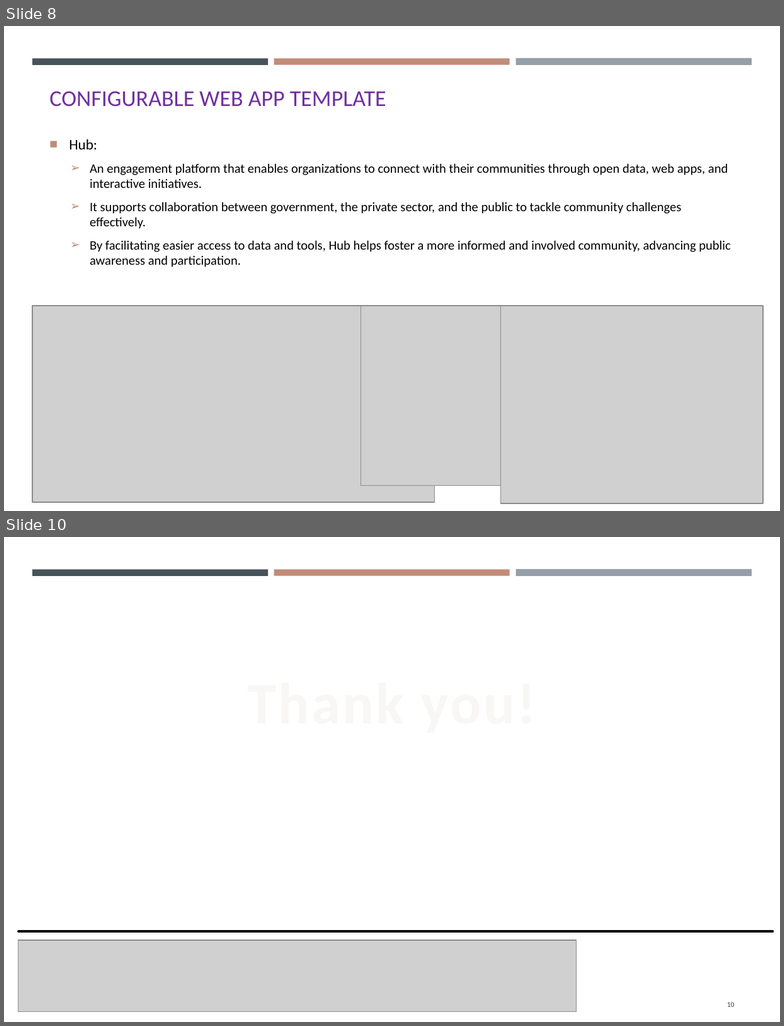
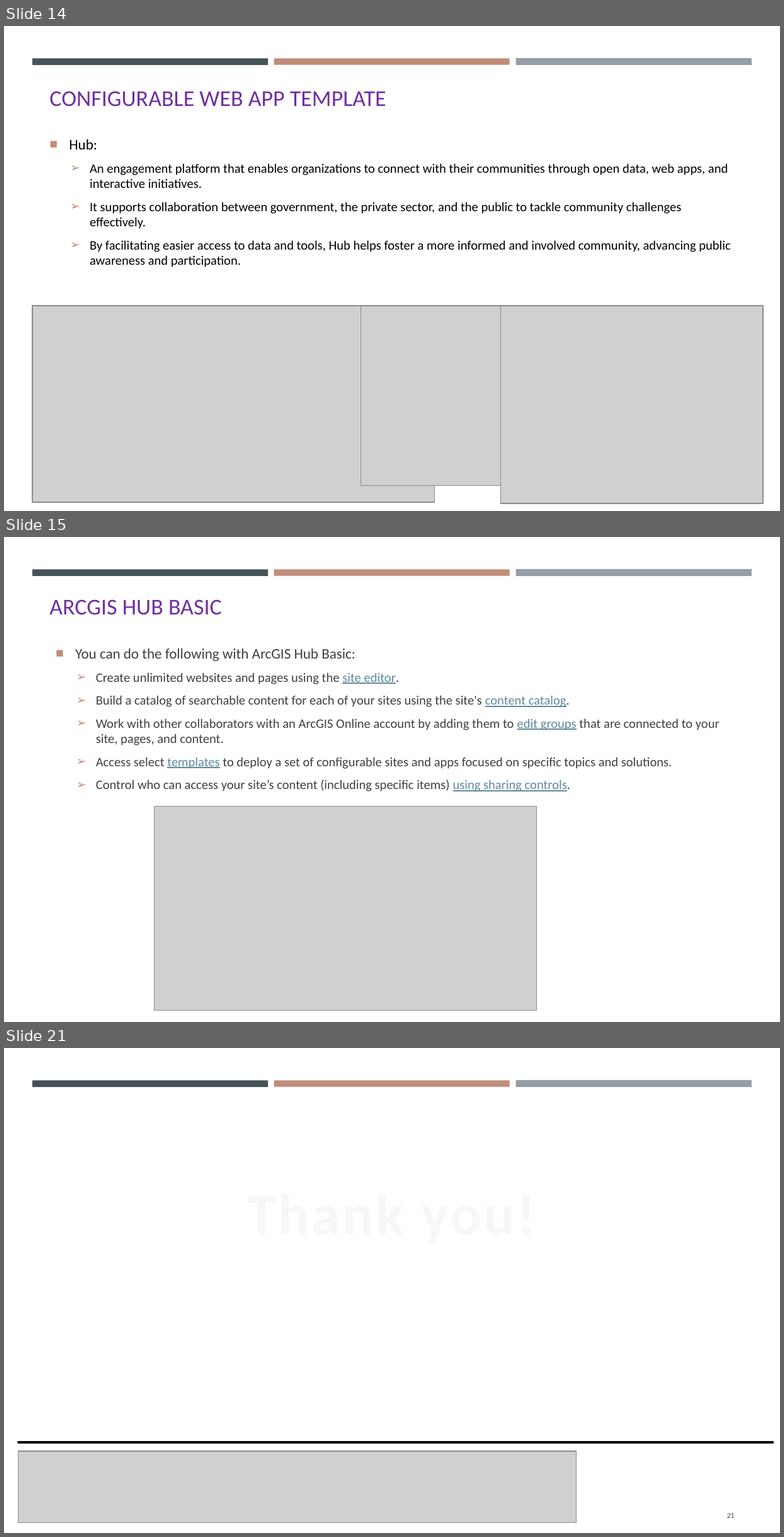
Before and after one commit to gisynw/Field_Techniques, a slide deck: docs/Lectures/Week05/Week05_GEOG3319_ResponseWebMap.pptx. Shown one above the other, each under a label of ours: slides 8 and 10 before the commit, slides 14, 15 and 21 after it; the slides between them are not shown. The pictures are 784x1026 and 784x1537 pixels, drawn with LibreOffice and Linux fonts; fonts in the diff are those of the drawing; grey boxes stand for pictures. Boxes give left, top, right and bottom in pixels: in the first picture for what was removed or moved away, otherwise in the second. Text is boxed around its words. In the diff, an @@ line names an element or a change of style, - is before the commit and + after.

```diff
--- a/docs/Lectures/Week05/Week05_GEOG3319_ResponseWebMap.pptx
+++ b/docs/Lectures/Week05/Week05_GEOG3319_ResponseWebMap.pptx
@@ slide 15 added at (x1=4, y1=537, x2=780, y2=1022), background #FFFFFF; not listed: 3 template elements that a slide beside it also shows @@
@@ title added at (x1=49, y1=599, x2=222, y2=615), 18.9 pt, text #7030A0 @@
+ARCGIS HUB BASIC
@@ text added at (x1=75, y1=649, x2=720, y2=792), 10.8 pt, text #404040 @@
+■ You can do the following with ArcGIS Hub Basic:
+  ➢ Create unlimited websites and pages using the site editor.
+  ➢ Build a catalog of searchable content for each of your sites using the site's content catalog.
+  ➢ Work with other collaborators with an ArcGIS Online account by adding them to edit groups that are connected to your site, pages, and content.
+  ➢ Access select templates to deploy a set of configurable sites and apps focused on specific topics and solutions.
+  ➢ Control who can access your site’s content (including specific items) using sharing controls.
@@ picture added at (x1=154, y1=807, x2=537, y2=1011) @@
@@ what was slide 8 is now slide 14 @@
@@ what was slide 10 is now slide 21 @@
@@ page number at (x1=727, y1=1513, x2=735, y2=1518): text changed @@
-10
+21
```
Also in this commit, not shown: 3 slides changed, 10 other slides added, 1 other file.
